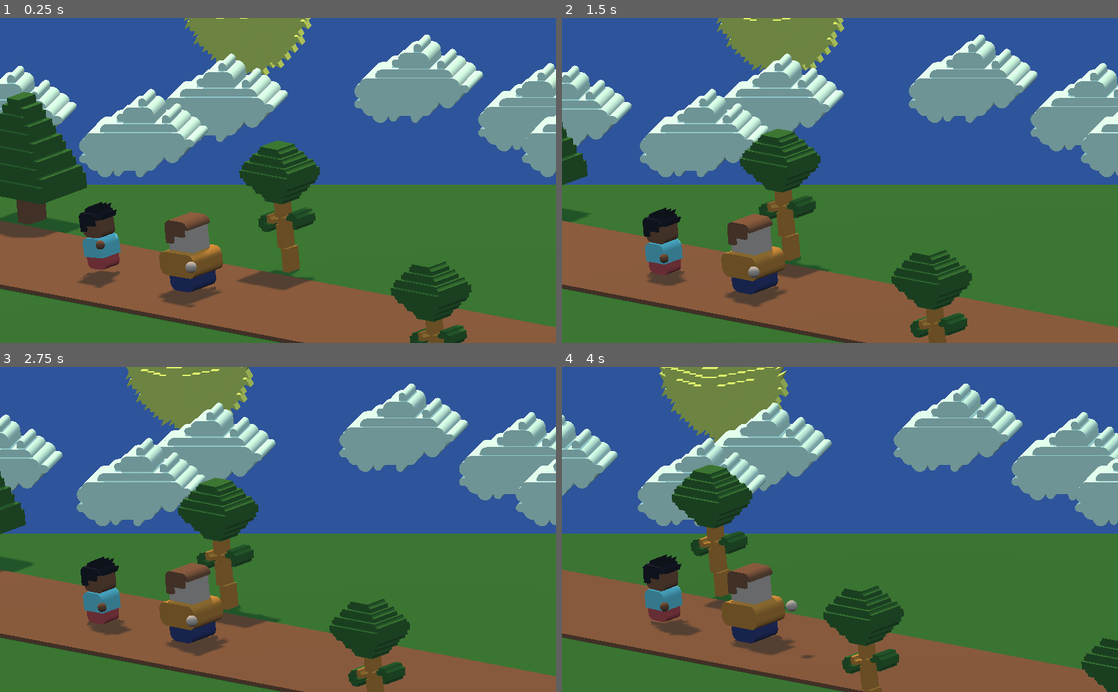
Above: before the commit, frames 1-4 (two rows, left to right).
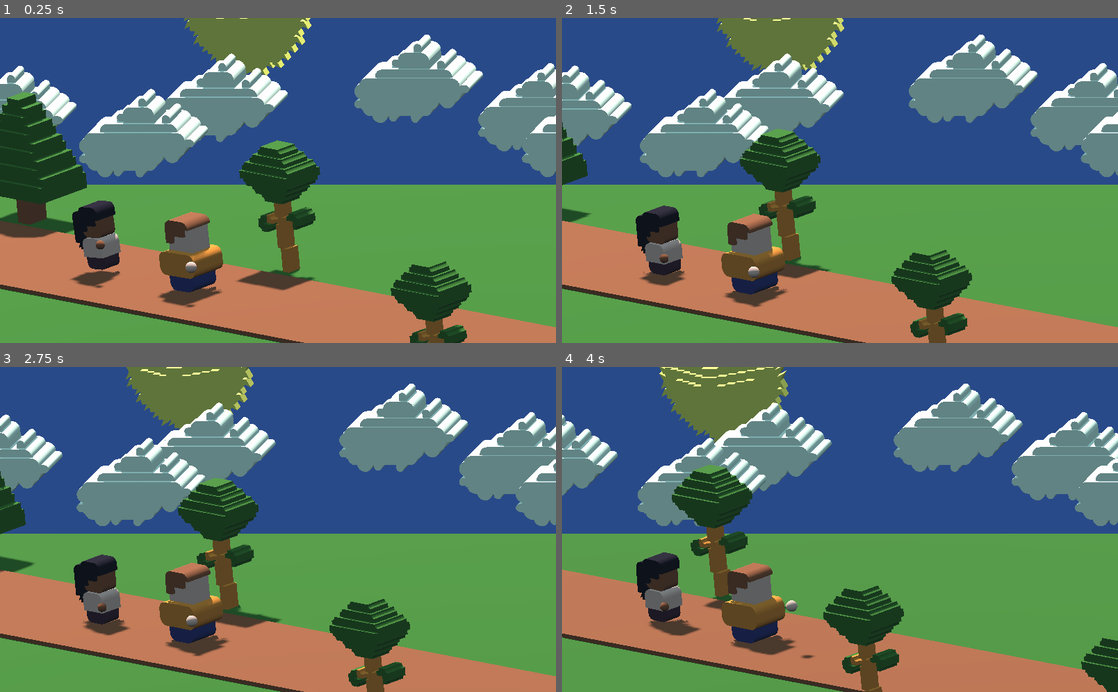
Above: after the commit, the same moments.

Repository: matt-cles/item-assistant
Game: Godot game, scene res://scenes/Main.tscn
Same seed, same stepped clock (60 frames per second), same inputs: the game is played once before the commit and once after it.
Inputs:
- Up to frame 1 (0.25 s): no input
- Up to frame 2 (1.5 s): tap Enter (ui_accept) at 0.5, 0.77 s; hold Right (ui_right) 0.53-1.28 s; hold Down (ui_down) from 1.28 s (still down)
- Up to frame 3 (2.75 s): tap Enter (ui_accept) at 1.52 s; release Down (ui_down) at 2.03 s; hold Right (ui_right) from 2.03 s (still down)
- Up to frame 4 (4 s): release Right (ui_right) at 2.78 s; hold Up (ui_up) 2.78-3.53 s; tap Enter (ui_accept) at 3.02, 3.77 s; hold Left (ui_left) from 3.53 s (still down)

The runs differ from the first frame. In frame 1, 42% of the frame differs, in the area x 0-100%, y 0-100%; in frame 2, 44%; in frame 3, 44%; in frame 4, 43%.
Error in both runs: Attempt to call function 'get_children' in base 'null instance' on a null instance. (res://scripts/Player.gd:41)

Commit message:
change lighting

Diff:
--- a/default_env.tres
+++ b/default_env.tres
@@ -5,3 +5,4 @@
 [resource]
 background_mode = 2
 background_sky = SubResource( 1 )
+ambient_light_sky_contribution = 0.76
--- a/scenes/Main.tscn
+++ b/scenes/Main.tscn
@@ -179,15 +179,14 @@
 
 [node name="DayLighting" type="DirectionalLight" parent="World/DayNightCycle"]
 transform = Transform( 1, 0, 0, 0, -0.426505, 0.904485, 0, -0.904485, -0.426505, 0, 0, 0 )
-light_color = Color( 0.87451, 0.870588, 0.705882, 1 )
+light_energy = 2.2
 shadow_enabled = true
 shadow_contact = 0.15
 
 [node name="DayLighting2" type="DirectionalLight" parent="World/DayNightCycle"]
-transform = Transform( 1, 0, 0, 0, 0.422128, 0.906536, 0, -0.906536, 0.422128, 0, 0, 0 )
+transform = Transform( 1, 0, 0, 0, 0.568246, 0.822859, 0, -0.822859, 0.568246, 0, 0, 0 )
 visible = false
-light_color = Color( 0.87451, 0.870588, 0.705882, 1 )
-shadow_enabled = true
+light_energy = 0.68
 shadow_contact = 0.15
 
 [node name="sun-1" type="MeshInstance" parent="World/DayNightCycle"]
@@ -207,7 +206,11 @@
 
 [node name="Player" parent="." instance=ExtResource( 12 )]
 transform = Transform( -0.707045, 0, 0.374283, 0, 0.8, 0, -0.374283, 0, -0.707045, -2.62879, -0.324255, -1.76252 )
-character_model = 1
+
+[node name="EnemySpawnPoint" type="Spatial" parent="." groups=[
+"enemy_spawn_point",
+]]
+transform = Transform( -0.883806, 0, 0.467853, 0, 1, 0, -0.467853, 0, -0.883806, 8.22577, -0.24233, 3.98346 )
 
 [node name="items" parent="." instance=ExtResource( 2 )]
 transform = Transform( 1, 0, 0, 0, 1, 0, 0, 0, 1, 28.006, 0, 39.7992 )
